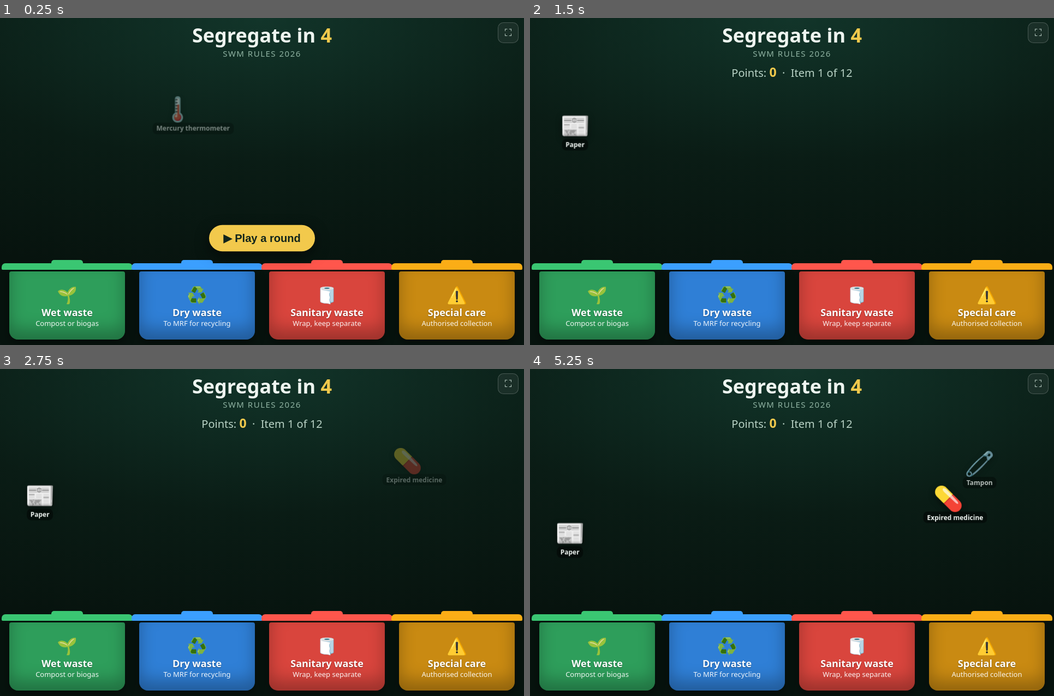
Above: before the commit, frames 1-4 (two rows, left to right).
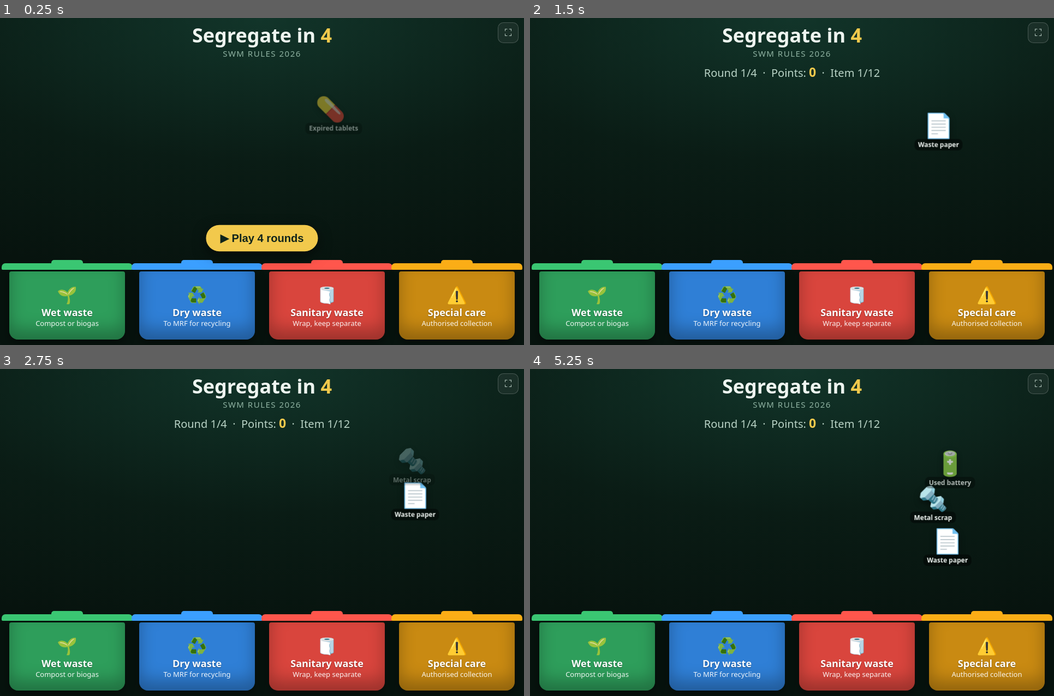
Above: after the commit, the same moments.

Repository: dipam189/Plastic-Waste-Game
Game: browser game, page segregate-in-4/index.html
Two runs of this game, one before a commit and one after it. Both use one fixed random seed, a clock stepped at 60 frames per second and the inputs below.
Inputs (mouse positions are in pixels of both pictures, inside the frame that each line leads up to):
- Up to frame 1 (0.25 s): no input
- Up to frame 2 (1.5 s): click "▶ Play a round" (after the commit: "▶ Play 4 rounds") at 0.27 s; click (792, 214) at 1.07 s; click (729, 325) at 1.27 s
- Up to frame 3 (2.75 s): click (157, 499) at 1.67 s; click (199, 617) at 1.87 s; press the mouse at (366, 483) at 2.27 s; release the mouse at (262, 467) at 2.4 s; click (68, 643) at 2.47 s
- Up to frame 4 (5.25 s): click (870, 597) at 2.87 s; click (854, 617) at 3.07 s; click (661, 614) at 3.47 s; click (598, 663) at 3.67 s; press the mouse at (792, 467) at 4.07 s; release the mouse at (739, 646) at 4.2 s; click (854, 676) at 4.27 s; click (949, 548) at 4.67 s; click (985, 617) at 4.87 s

The runs differ from the first frame. In frame 1, 0.9% of the frame differs, in the area x 29-69%, y 23-72%; in frame 2, 1.1%; in frame 3, 1.5%; in frame 4, 2.1%, in the area x 5-89%, y 15-60%.

Commit message:
Segregate in 4: four mixed rounds with 48 items and a final congratulations screen
Co-Authored-By: Claude Fable 5.2 <noreply@anthropic.com>
Claude-Session: https://claude.ai/code/session_01T2eo49c4hLRpSnSBDwidwH

Diff:
--- a/segregate-in-4/index.html
+++ b/segregate-in-4/index.html
@@ -101,7 +101,7 @@
     <div id="sub"></div>
     <div id="caption"></div>
   </header>
-  <button id="start">▶ Play a round</button>
+  <button id="start">▶ Play 4 rounds</button>
   <div id="bins"></div>
   <div id="card"></div>
 </div>
@@ -115,22 +115,27 @@
     wet: { name:"Wet waste", color:"#2e9e5b", icon:"🌱", goes:"Compost or biogas",
       what:"Kitchen waste, vegetable and fruit peels, leftover food, meat and fish waste, flowers.",
       where:"Compost it, or send it for bio-methanation at the nearest facility.",
-      items:[["🍌","Fruit peels"],["🥬","Vegetable waste"],["🍚","Leftover food"],["🌸","Flowers"],
-             ["🐟","Fish and meat waste"],["🥚","Eggshells"],["🍵","Used tea leaves"]] },
+      items:[["🍌","Banana peel"],["🥬","Vegetable waste"],["🍚","Leftover rice"],["🌸","Used flowers"],
+             ["🐟","Fish waste"],["🥚","Eggshells"],["🍵","Used tea leaves"],["🍖","Meat bones"],
+             ["🍞","Stale bread"],["🍅","Rotten tomato"],["🍎","Apple core"],["🍊","Orange peel"],
+             ["🧅","Onion peels"],["🥔","Potato peels"],["🍛","Leftover curry"],["🍉","Watermelon rind"]] },
     dry: { name:"Dry waste", color:"#2f7fd6", icon:"♻️", goes:"To MRF for recycling",
       what:"Plastic, paper, cardboard, metal, glass and similar dry items.",
       where:"Goes to a Material Recovery Facility (MRF) for sorting and recycling.",
-      items:[["🧴","Plastic bottle"],["📰","Paper"],["🥫","Metal can"],["🍾","Glass bottle"],
-             ["📦","Cardboard"],["🛍️","Plastic bag"]] },
+      items:[["🧴","Plastic bottle"],["📰","Newspaper"],["🥫","Tin can"],["🍾","Glass bottle"],
+             ["📦","Cardboard box"],["🛍️","Plastic bag"],["🥤","Plastic cup"],["📄","Waste paper"],
+             ["🧃","Juice carton"],["🍫","Chocolate wrapper"],["📚","Old books"],["👟","Old shoe"],
+             ["👕","Old clothes"],["🔩","Metal scrap"],["🥛","Milk packet"],["✉️","Envelope"],
+             ["🧾","Paper bills"],["🔑","Old keys"],["📒","Old notebook"],["🥄","Bent steel spoon"]] },
     san: { name:"Sanitary waste", color:"#d9453d", icon:"🧻", goes:"Wrap, keep separate",
       what:"Used diapers, sanitary napkins, tampons and similar hygiene waste.",
       where:"Wrap it securely and store it separately from all other waste.",
-      items:[["👶","Used diaper"],["🩸","Sanitary napkin"],["🧷","Tampon"]] },
+      items:[["👶","Used baby diaper"],["🩸","Sanitary napkin"],["🚺","Tampon"],["🧓","Adult diaper"]] },
     spc: { name:"Special care", color:"#c98a12", icon:"⚠️", goes:"Authorised collection",
       what:"Bulbs, batteries, expired medicines, paint cans, mercury thermometers.",
       where:"Hand over only to an authorised agency or a designated collection centre.",
-      items:[["💡","Bulb"],["🔋","Battery"],["💊","Expired medicine"],["🌡️","Mercury thermometer"],
-             ["🎨","Paint can"]] }
+      items:[["💡","LED bulb"],["💡","CFL bulb"],["💡","Tube light"],["🔋","Used battery"],
+             ["💊","Expired tablets"],["🧪","Expired syrup"],["🌡️","Mercury thermometer"],["🎨","Paint can"]] }
   };
   var ORDER = ["wet","dry","san","spc"];
   var FACTS = [
@@ -143,7 +148,9 @@
     "Never mix. Mixed waste cannot be composted or recycled"
   ];
   // -------------------------------------------------------------------------------
-  var ROUND_SIZE = 12, RIGHT = 10, WRONG = -5;
+  var ROUNDS = 4, RIGHT = 10, WRONG = -5;
+  var MIX = { wet:4, dry:5, san:1, spc:2 };      // items per stream in each round
+  var ROUND_SIZE = MIX.wet + MIX.dry + MIX.san + MIX.spc;
 
   var $ = function(id){ return document.getElementById(id); };
   var stage = $("stage"), binsEl = $("bins"), capEl = $("caption"), subEl = $("sub"),
@@ -151,7 +158,7 @@
 
   var W = 0, H = 0, binTop = 0, binRect = {}, binEls = {};
   var items = [], nextSpawn = 0, last = 0, bag = [];
-  var mode = "demo", round = null, lastTouch = 0, best = 0;
+  var mode = "demo", round = null, game = null, catBag = {}, lastTouch = 0, best = 0;
   try{ best = parseInt(localStorage.getItem("swm4best") || "0", 10) || 0; }catch(_){}
 
   ORDER.forEach(function(k){
@@ -180,6 +187,23 @@
       var j = Math.floor(Math.random()*(i+1)), t = a[i]; a[i] = a[j]; a[j] = t;
     }
     return a;
+  }
+  function mix(a){
+    for(var i = a.length - 1; i > 0; i--){
+      var j = Math.floor(Math.random()*(i+1)), t = a[i]; a[i] = a[j]; a[j] = t;
+    }
+    return a;
+  }
+  // Each stream has its own bag, so no item repeats until that stream's list is used up
+  function drawRound(){
+    var q = [];
+    ORDER.forEach(function(k){
+      for(var n = 0; n < MIX[k]; n++){
+        if(!catBag[k] || !catBag[k].length) catBag[k] = mix(CATS[k].items.map(function(it){ return [k,it[0],it[1]]; }));
+        q.push(catBag[k].pop());
+      }
+    });
+    return mix(q);
   }
   function headerBottom(){ return headerEl.getBoundingClientRect().bottom; }
 
@@ -236,14 +260,17 @@
     stage.appendChild(s); setTimeout(function(){ s.remove(); }, 800);
   }
   function hud(){
-    subEl.classList.toggle("neg", round.score < 0);
-    subEl.innerHTML = "Points: <b>" + round.score + "</b> &nbsp;·&nbsp; Item " +
-      Math.min(ROUND_SIZE, round.results.length + 1) + " of " + ROUND_SIZE;
+    var total = game.total + round.score;
+    subEl.classList.toggle("neg", total < 0);
+    subEl.innerHTML = "Round " + game.round + "/" + ROUNDS + " &nbsp;·&nbsp; Points: <b>" + total +
+      "</b> &nbsp;·&nbsp; Item " + Math.min(ROUND_SIZE, round.results.length + 1) + "/" + ROUND_SIZE;
   }
 
   function startRound(){
     hideCard(); clearItems(); capEl.classList.remove("show");
-    mode = "round"; round = { queue: shuffled().slice(0, ROUND_SIZE), results: [], score: 0 };
+    if(!game || game.round >= ROUNDS) game = { round: 0, total: 0 };
+    game.round++;
+    mode = "round"; round = { queue: drawRound(), results: [], score: 0 };
     startBtn.style.display = "none"; subEl.style.opacity = 1; hud();
     nextSpawn = 0; lastTouch = performance.now();
   }
@@ -251,11 +278,12 @@
     mode = "results"; lastTouch = performance.now();
     var n = { right:0, wrong:0, missed:0 };
     round.results.forEach(function(r){ n[r.res]++; });
-    if(round.score > best){ best = round.score; try{ localStorage.setItem("swm4best", String(best)); }catch(_){} }
+    game.total += round.score;
+    var lastRound = game.round >= ROUNDS;
     var mark = { right:"✅ Correct", wrong:"❌ Wrong bin", missed:"⏱ Missed" };
-    var h = "<h2>Round over</h2><div class='big" + (round.score < 0 ? " neg" : "") + "'>" + round.score +
-      " points</div><div class='tally'>✅ " + n.right + " correct &nbsp; ❌ " + n.wrong + " wrong &nbsp; ⏱ " +
-      n.missed + " missed &nbsp;·&nbsp; Best: " + best + "</div><h3>Correct answers</h3>";
+    var h = "<h2>Round " + game.round + " of " + ROUNDS + " over</h2><div class='big" + (round.score < 0 ? " neg" : "") + "'>" +
+      (round.score > 0 ? "+" : "") + round.score + " points</div><div class='tally'>✅ " + n.right + " correct &nbsp; ❌ " +
+      n.wrong + " wrong &nbsp; ⏱ " + n.missed + " missed<br>Total so far: " + game.total + " points</div><h3>Correct answers</h3>";
     ORDER.forEach(function(k){
       var rows = round.results.filter(function(r){ return r.cat === k; });
       if(!rows.length) return;
@@ -265,14 +293,43 @@
       rows.forEach(function(r){ h += "<div class='r'><span>" + r.emoji + " " + r.label + "</span><span>" + mark[r.res] + "</span></div>"; });
       h += "</div>";
     });
-    h += "<button id='again'>▶ Play again</button>";
+    h += "<button id='again'>" + (lastRound ? "See your final result" : "▶ Next round (" + (game.round + 1) + " of " + ROUNDS + ")") + "</button>";
     cardEl.style.setProperty("--c", "#f2c94c"); cardEl.innerHTML = h; cardEl.scrollTop = 0;
     cardEl.classList.add("show");
+    $("again").addEventListener("click", function(e){ e.stopPropagation(); if(lastRound) congrats(); else startRound(); });
+    subEl.innerHTML = "";
+  }
+  function congrats(){
+    lastTouch = performance.now();
+    if(game.total > best){ best = game.total; try{ localStorage.setItem("swm4best", String(best)); }catch(_){} }
+    var max = ROUNDS * ROUND_SIZE * RIGHT;
+    var h = "<div style='text-align:center'><div style='font-size:54px'>🎉</div><h2>Congratulations!</h2>" +
+      "<p>You have completed all " + ROUNDS + " rounds.</p><div class='big" + (game.total < 0 ? " neg" : "") + "'>" + game.total +
+      " points</div><div class='tally'>out of " + max + " &nbsp;·&nbsp; Best: " + best + "</div>" +
+      "<p style='font-size:17px;color:#fff'><b>Now make your home, your village and your area clean.</b></p>" +
+      "<p>Segregate your waste into 4 streams every day:</p></div>";
+    ORDER.forEach(function(k){
+      var c = CATS[k];
+      h += "<div class='grp' style='--g:" + c.color + "'><div class='t'>" + c.icon + " " + c.name + (k === "spc" ? " waste" : "") +
+           "</div><div class='w'>" + c.where + "</div></div>";
+    });
+    if(/^https?:/.test(location.protocol)){
+      var msg = "I scored " + game.total + " points in Segregate in 4, the SWM Rules 2026 waste segregation game. Can you beat me? " + location.href.split("#")[0];
+      h += "<button id='wa' style='background:#25D366;color:#fff'>Share on WhatsApp</button>";
+    }
+    h += "<button id='again'>▶ Play again</button>";
+    cardEl.innerHTML = h; cardEl.scrollTop = 0; cardEl.classList.add("show");
     $("again").addEventListener("click", function(e){ e.stopPropagation(); startRound(); });
-    subEl.innerHTML = "";
+    if($("wa")) $("wa").addEventListener("click", function(e){ e.stopPropagation(); window.open("https://wa.me/?text=" + encodeURIComponent(msg), "_blank"); });
+    for(var i = 0; i < 18; i++){ (function(i){ setTimeout(function(){
+      var s = document.createElement("div"); s.className = "spark"; s.style.zIndex = 10;
+      s.textContent = ["🎉","✨","🌱","♻️"][i % 4];
+      s.style.left = (Math.random()*(W-30)) + "px"; s.style.top = (H*0.25 + Math.random()*H*0.5) + "px";
+      stage.appendChild(s); setTimeout(function(){ s.remove(); }, 800);
+    }, i*110); })(i); }
   }
   function toDemo(){
-    hideCard(); clearItems(); mode = "demo"; round = null; subEl.classList.remove("neg");
+    hideCard(); clearItems(); mode = "demo"; round = null; game = null; subEl.classList.remove("neg");
     startBtn.style.display = ""; nextSpawn = 0; fact();
   }
   startBtn.addEventListener("click", startRound);
@@ -340,7 +397,7 @@
     }
 
     if(mode === "round" && !round.queue.length && !items.length && round.results.length >= ROUND_SIZE) endRound();
-    if(mode === "results" && t - lastTouch > 45000) toDemo();   // back to screensaver when left alone
+    if(mode === "results" && t - lastTouch > 60000) toDemo();   // back to screensaver when left alone
     requestAnimationFrame(tick);
   }
   requestAnimationFrame(function(t){ last = t; tick(t); });
